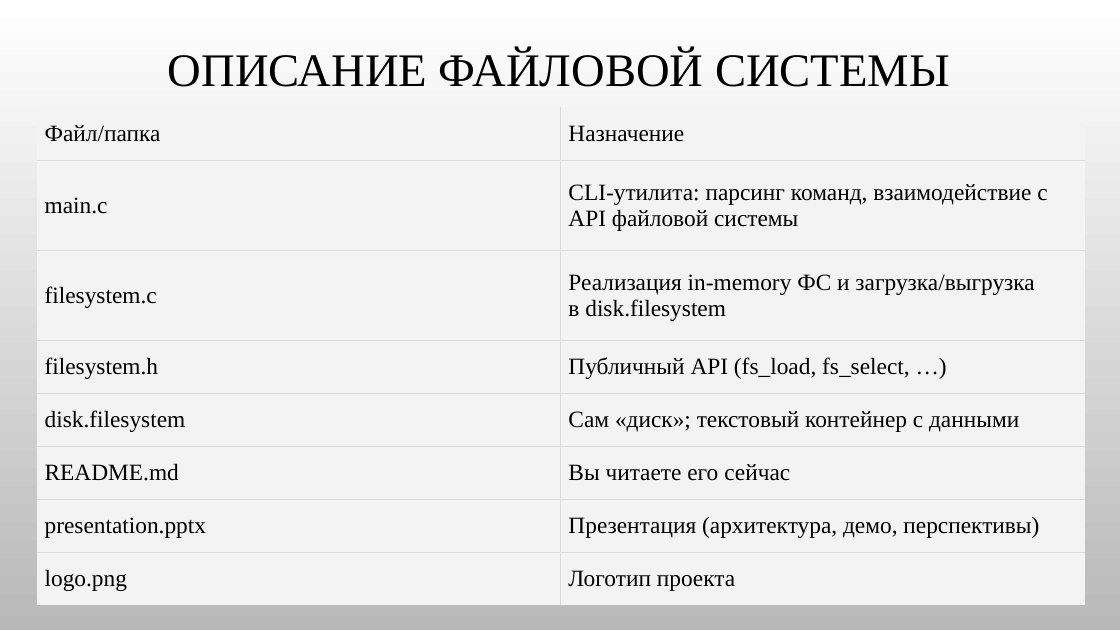
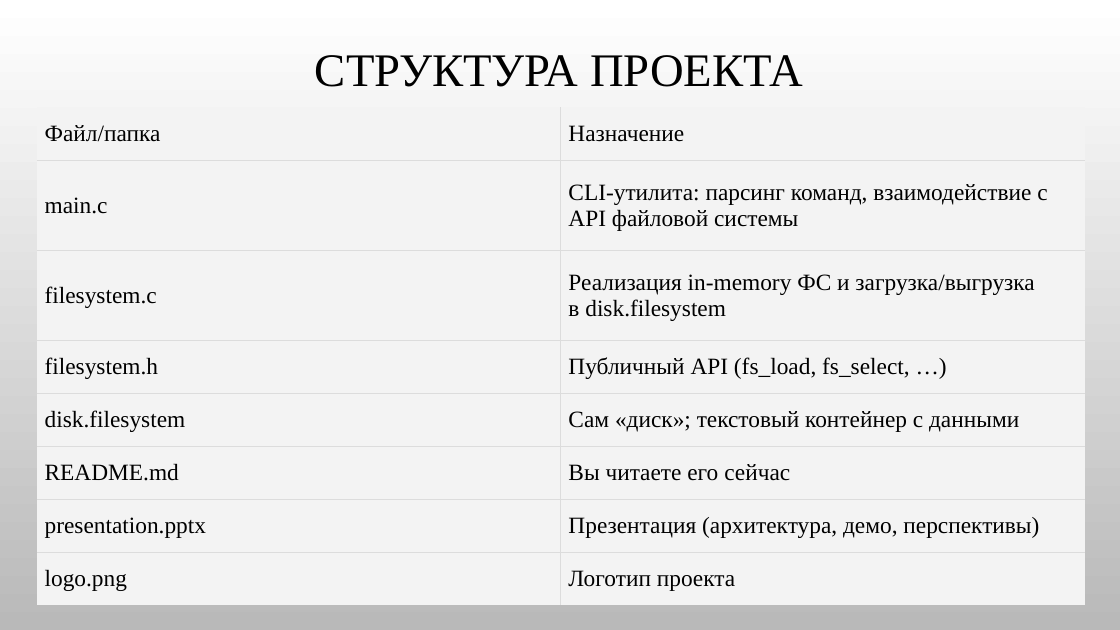
Before and after one commit to BlogPlayCode/BASFS, a slide deck: slide 3 of presentation.pptx. Drawn at 1120x630 pixels with LibreOffice and Linux fonts; fonts in the diff are those of the drawing; background and template pictures are left out. Boxes give left, top, right and bottom in pixels: in the first picture for what was removed or moved away, otherwise in the second. Text is boxed around its words. In the diff, an @@ line names an element or a change of style, - is before the commit and + after.

```diff
--- a/presentation.pptx
+++ b/presentation.pptx
@@ title at <box>315,55,803,87</box>: text changed @@
-ОПИСАНИЕ ФАЙЛОВОЙ СИСТЕМЫ
+СТРУКТУРА ПРОЕКТА
```
Also in this commit, not shown: 3 other slides changed, 1 slide added.
